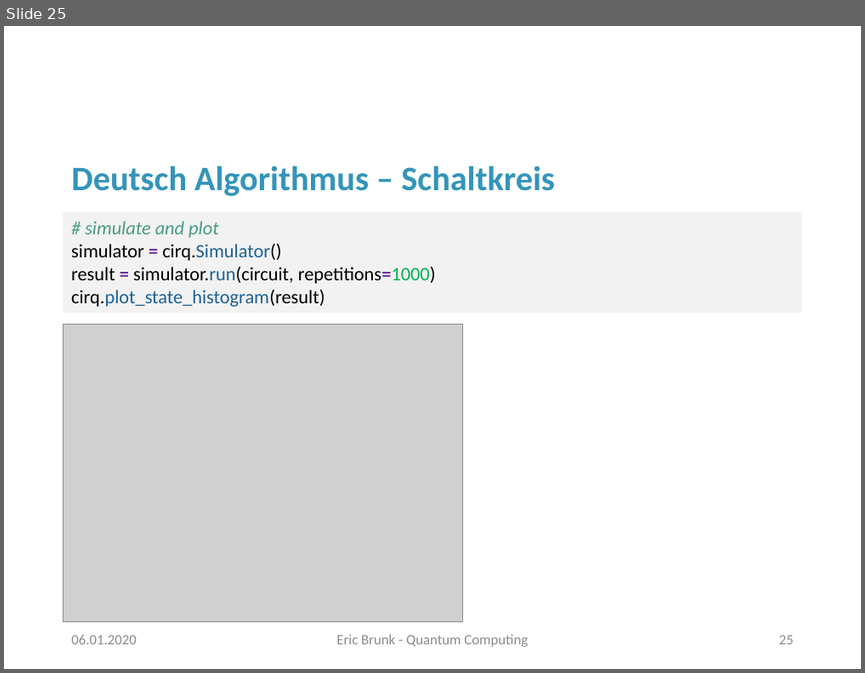
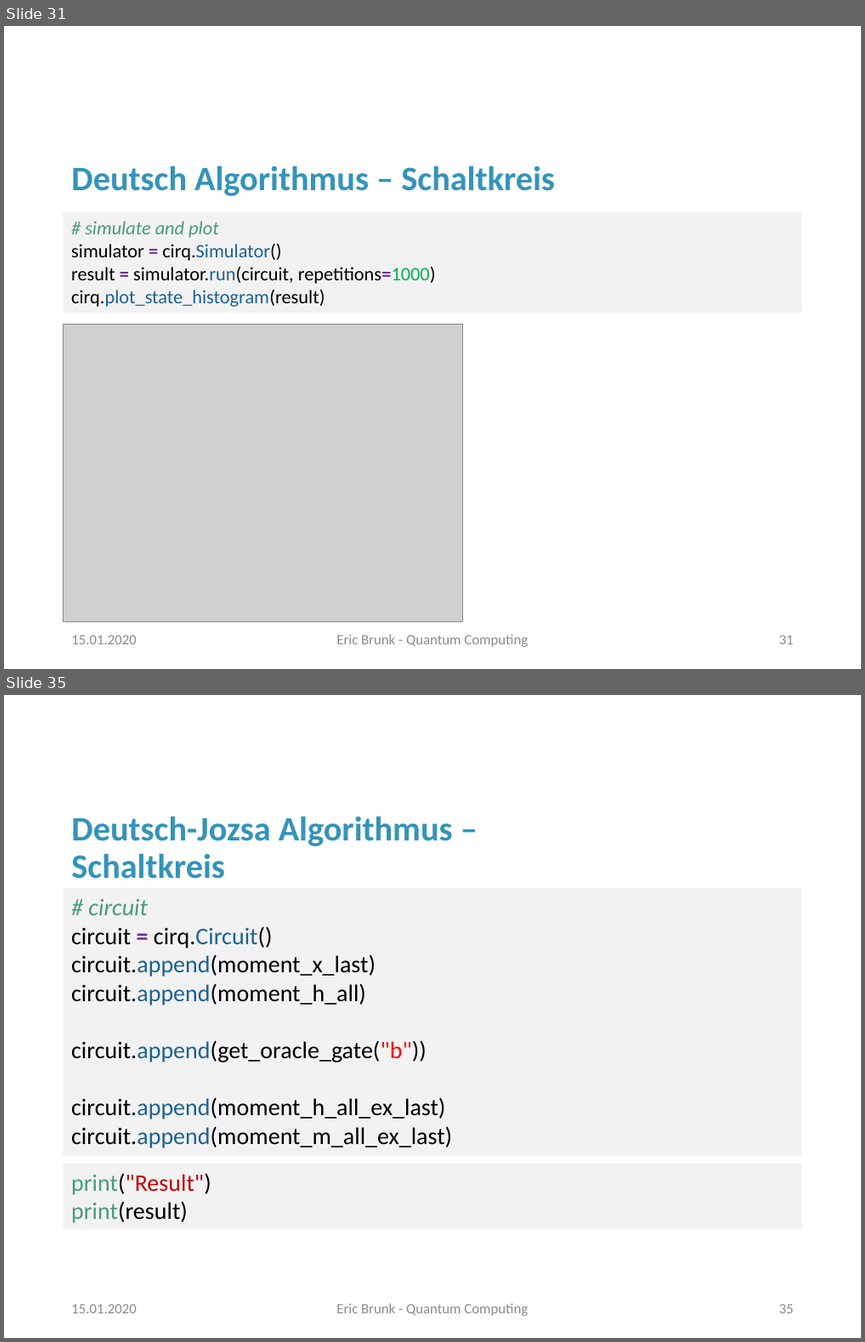
Before and after one commit to erxn91/quantum_computing, a slide deck: Präsentation.pptx. Shown one above the other, each under a label of ours: slide 25 before the commit, slides 31 and 35 after it; the slides between them are not shown. The pictures are 865x673 and 865x1342 pixels, drawn with LibreOffice and Linux fonts; fonts in the diff are those of the drawing; grey boxes stand for pictures; background and template pictures are left out. Boxes give left, top, right and bottom in pixels: in the first picture for what was removed or moved away, otherwise in the second. Text is boxed around its words. In the diff, an @@ line names an element or a change of style, - is before the commit and + after.

```diff
--- a/Präsentation.pptx
+++ b/Präsentation.pptx
@@ slide 35 added at box(4, 695, 861, 1338), background #FFFFFF @@
@@ title added at box(71, 816, 453, 879), 28.8 pt, text #3494BA, bold @@
+Deutsch-Jozsa Algorithmus – Schaltkreis
@@ rectangle added at box(64, 888, 801, 1156), fill #F2F2F2, 20 pt, text #000000 @@
+# circuit
+circuit = cirq.Circuit()
+circuit.append(moment_x_last)
+circuit.append(moment_h_all)
+circuit.append(get_oracle_gate("b"))
+circuit.append(moment_h_all_ex_last)
+circuit.append(moment_m_all_ex_last)
@@ rectangle added at box(64, 1163, 801, 1229), fill #F2F2F2, 20 pt, text #4A9B83 @@
+print("Result")
+print(result)
@@ text added at box(71, 1304, 136, 1313), 12 pt, text #8C8C8C @@
+15.01.2020
@@ text added at box(336, 1303, 528, 1315), 12 pt, text #8C8C8C @@
+Eric Brunk - Quantum Computing
@@ page number added at box(779, 1304, 794, 1313), 12 pt, text #8C8C8C @@
+35
@@ what was slide 25 is now slide 31 @@
@@ slide 31 changed as well @@
@@ text at box(71, 635, 136, 644): text changed @@
-06.01.2020
+15.01.2020
@@ page number at box(779, 635, 794, 644): text changed @@
-25
+31
```
Also in this commit, not shown: 25 other slides changed, 11 other slides added, 9 other files.
